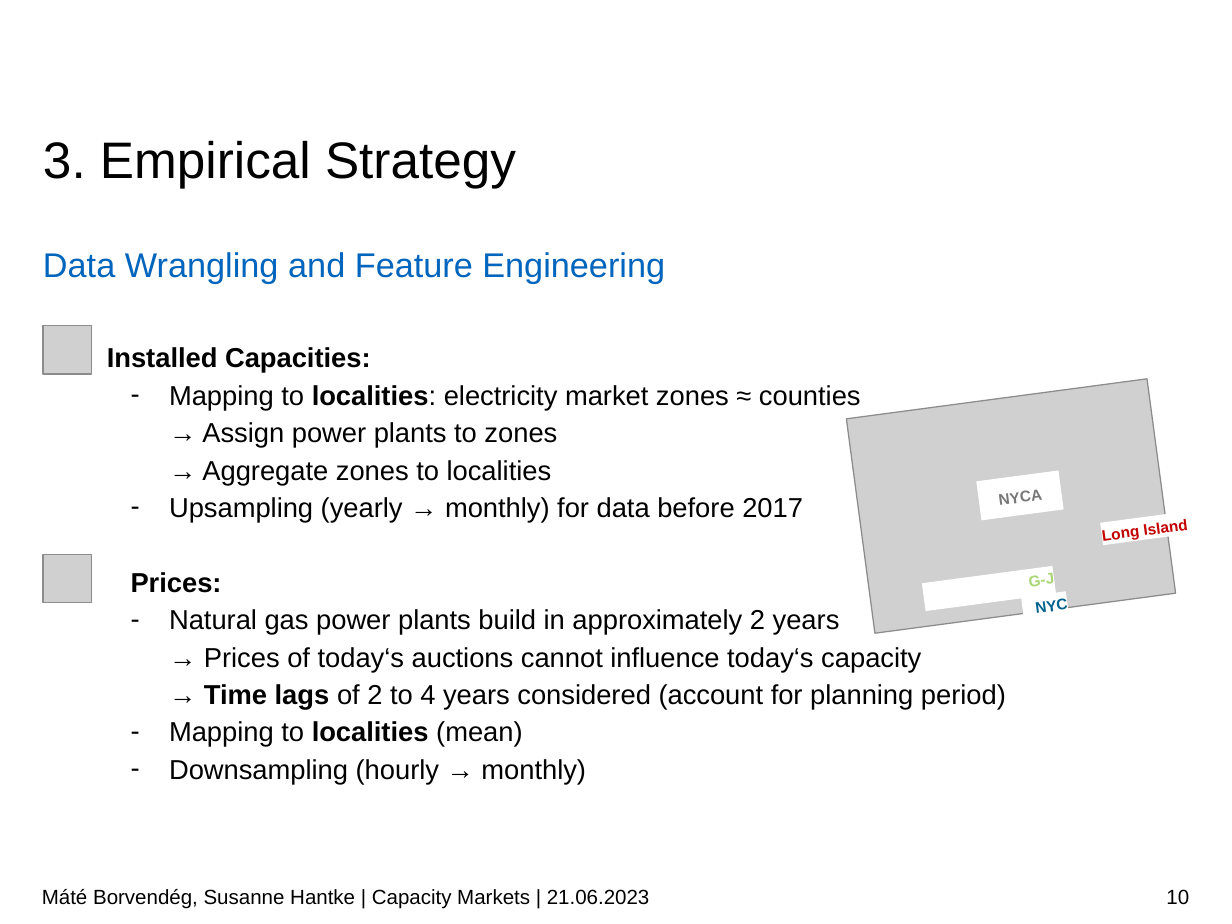
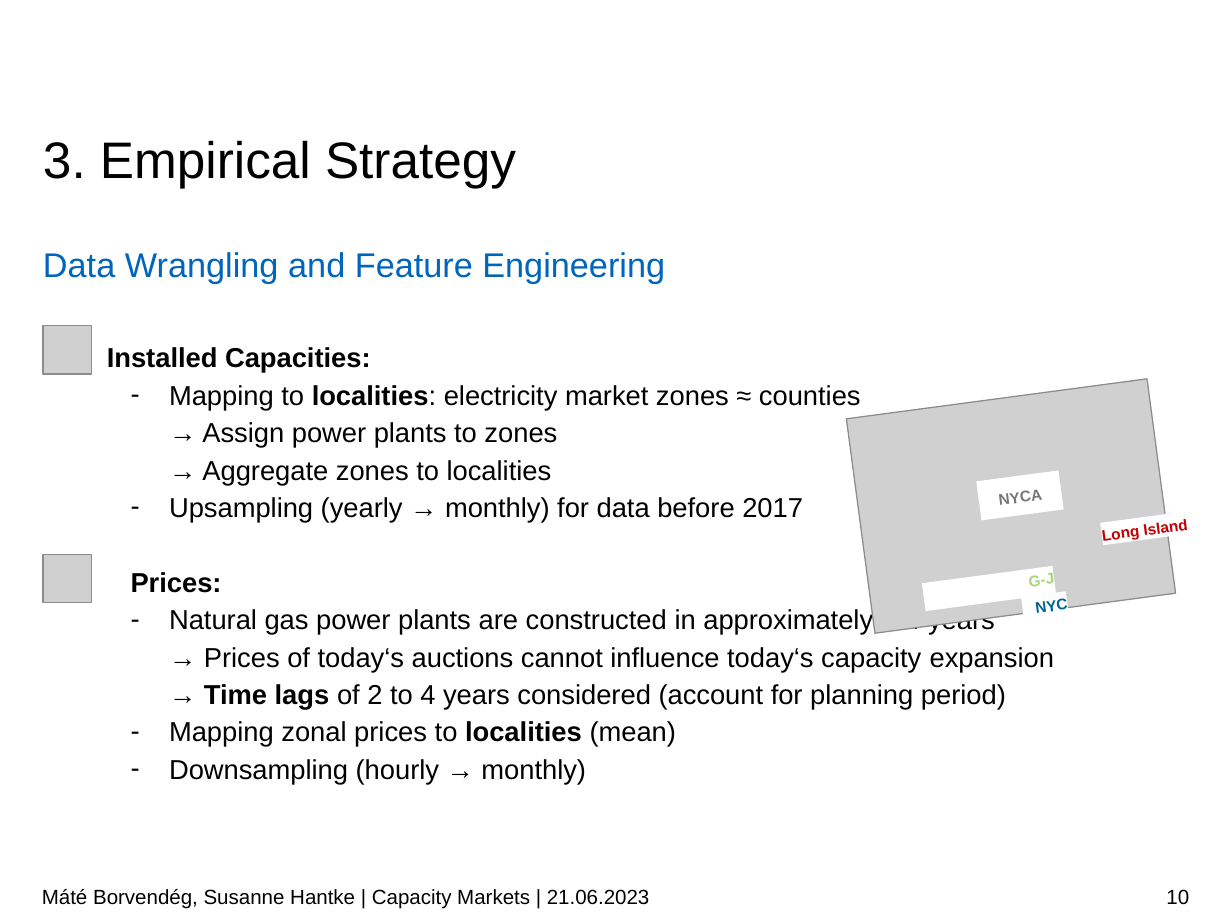
Before and after one commit to borvendegmate/tum_power_system_economics, a slide deck: slide 10 of Final_Presentation_Borvendeg_Hantke.pptx. Drawn at 1232x924 pixels with LibreOffice and Linux fonts; fonts in the diff are those of the drawing; grey boxes stand for pictures; background and template pictures are left out. Boxes give left, top, right and bottom in pixels: in the first picture for what was removed or moved away, otherwise in the second. Text is boxed around its words. In the diff, an @@ line names an element or a change of style, - is before the commit and + after.

```diff
--- a/Final_Presentation_Borvendeg_Hantke.pptx
+++ b/Final_Presentation_Borvendeg_Hantke.pptx
@@ text at box(169, 608, 1054, 747): text changed @@
-  – Natural gas power plants build in approximately 2 years
-    → Prices of today‘s auctions cannot influence today‘s capacity
-    → Time lags of 2 to 4 years considered (account for planning period)
-  – Mapping to localities (mean)
+  – Natural gas power plants are constructed in approximately 2-4 years
+    → Prices of today‘s auctions cannot influence today‘s capacity expansion
+    → Time lags of 2 to 4 years considered (account for planning period)
+  – Mapping zonal prices to localities (mean)
```
Also in this commit, not shown: 7 other slides changed.
